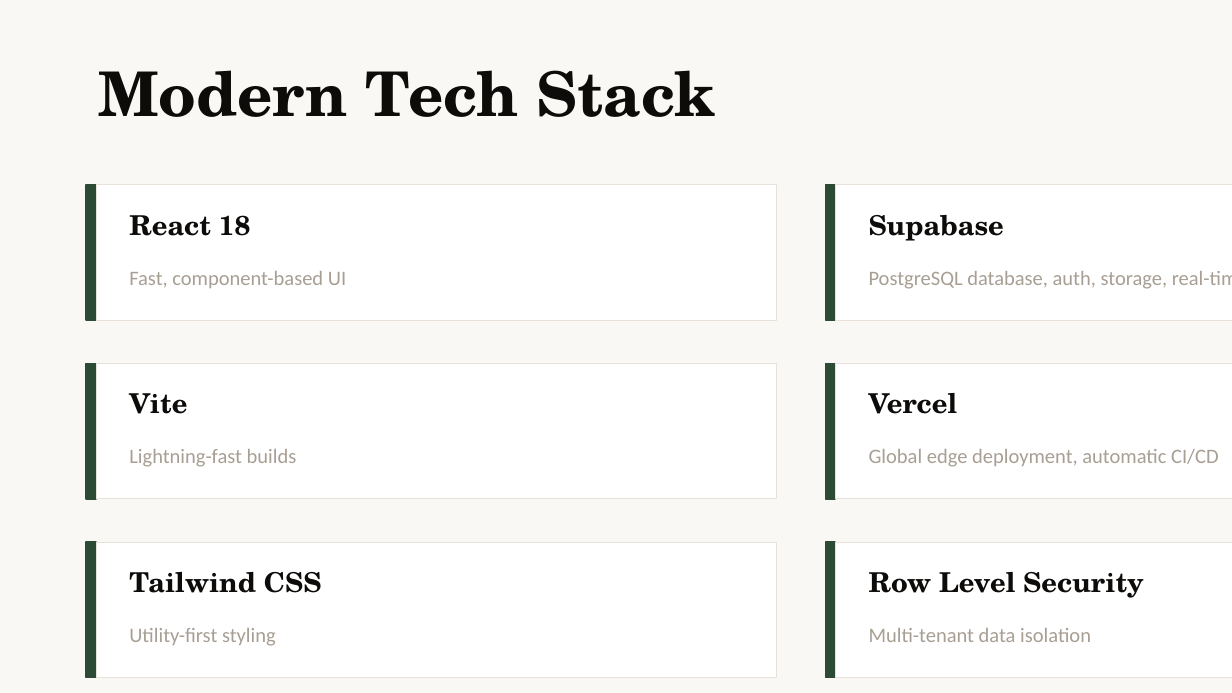
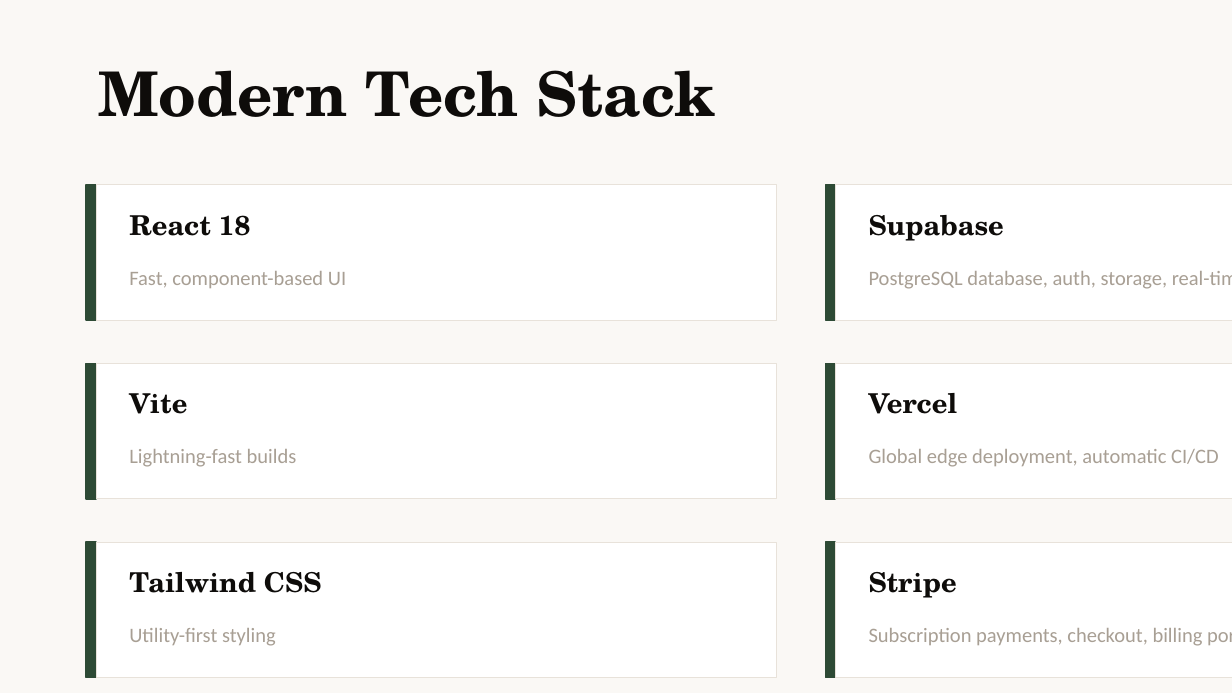
Before and after one commit to Wadjet-7/artistos-mvp, a slide deck: slide 9 of ArtistOS-Pitch-Deck.pptx. Drawn at 1232x693 pixels with LibreOffice and Linux fonts; fonts in the diff are those of the drawing. Boxes give left, top, right and bottom in pixels: in the first picture for what was removed or moved away, otherwise in the second. Text is boxed around its words. In the diff, an @@ line names an element or a change of style, - is before the commit and + after.

```diff
--- a/ArtistOS-Pitch-Deck.pptx
+++ b/ArtistOS-Pitch-Deck.pptx
@@ text at (869,572,957,598): text changed @@
-Row Level Security
+Stripe
@@ text at (869,628,1203,646): text changed @@
-Multi-tenant data isolation
+Subscription payments, checkout, billing portal
```
Also in this commit, not shown: 7 other slides changed, 10 other files.
